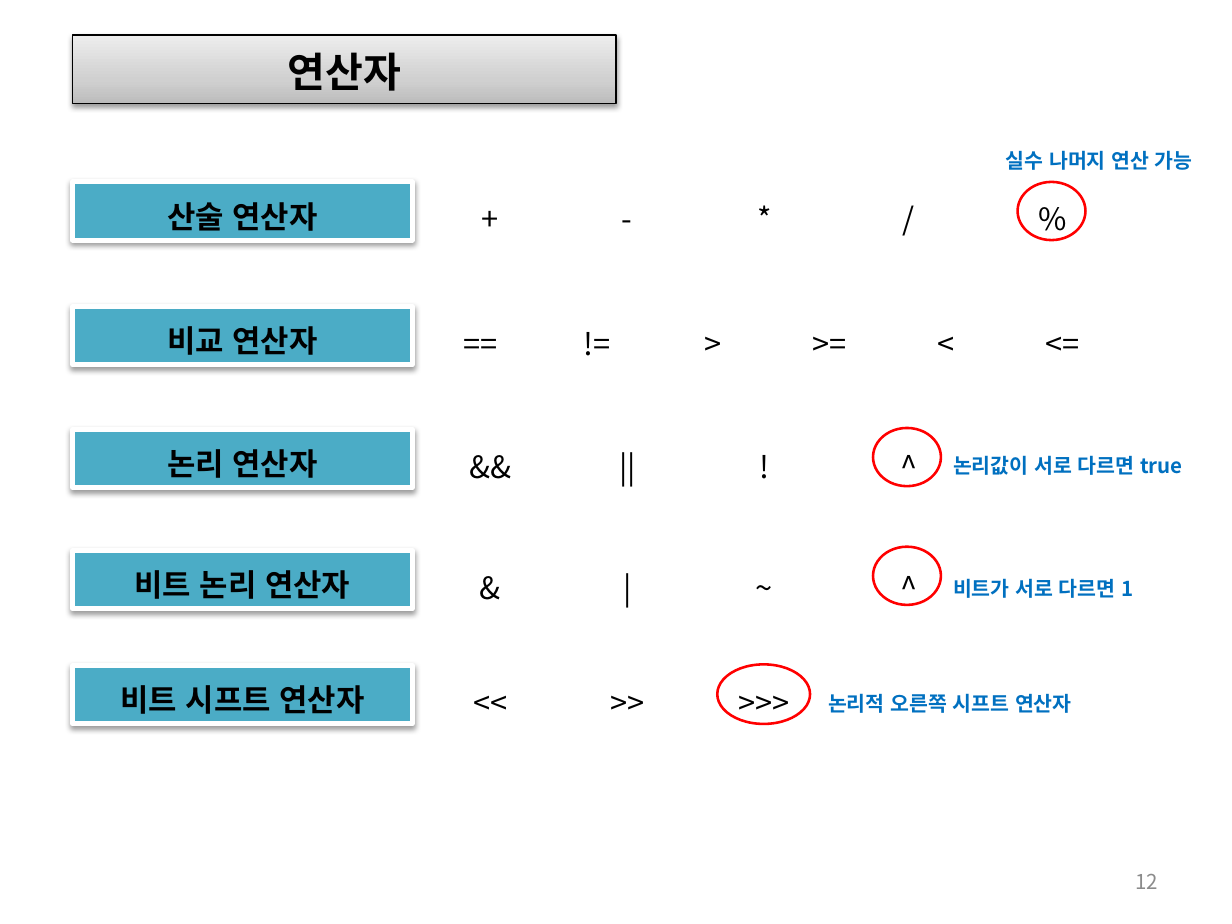
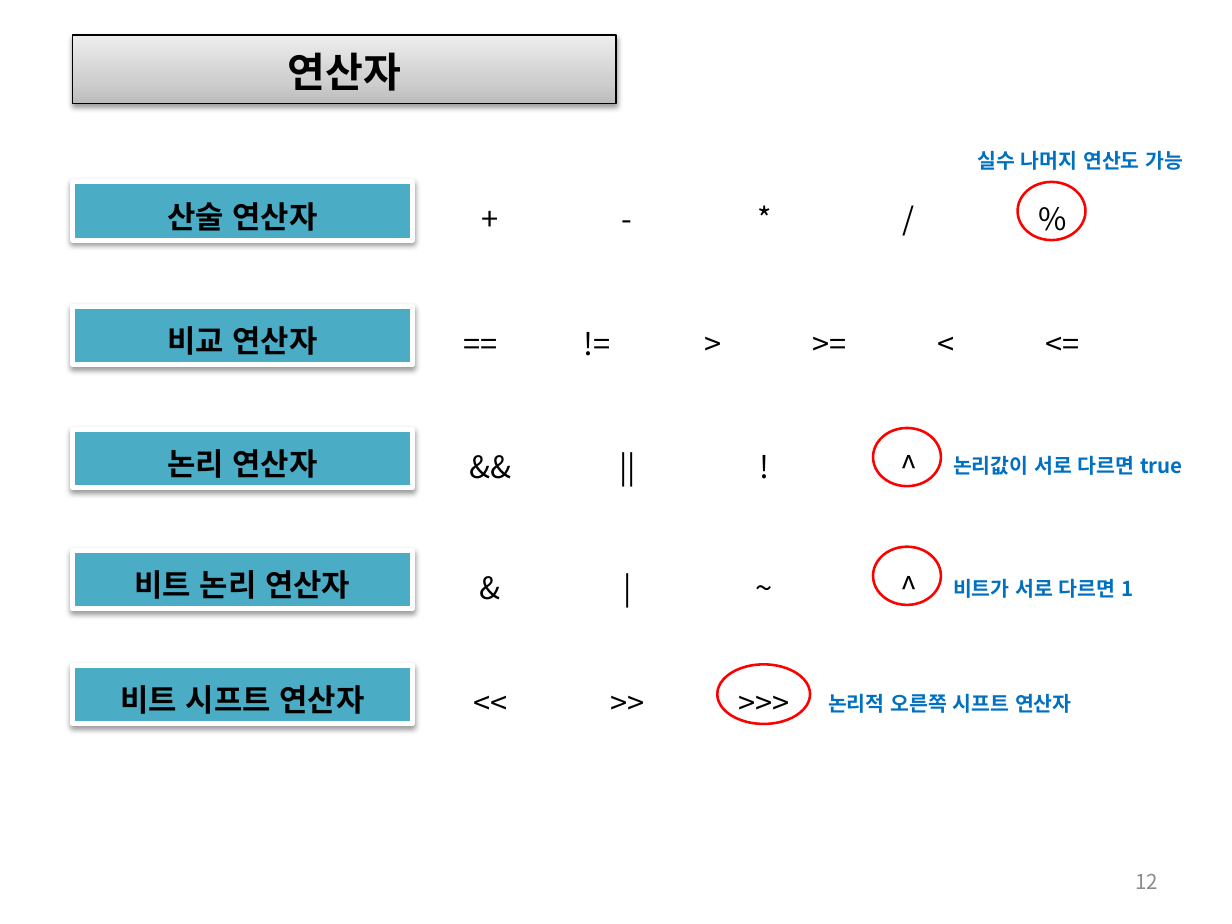
Before and after one commit to histime7/2018JavaClassroom, a slide deck: slide 12 of 수업자료/06_자바 기본 문법.pptx. Drawn at 1232x924 pixels with LibreOffice and Linux fonts; fonts in the diff are those of the drawing. Boxes give left, top, right and bottom in pixels: in the first picture for what was removed or moved away, otherwise in the second. Text is boxed around its words. In the diff, an @@ line names an element or a change of style, - is before the commit and + after.

```diff
--- a/수업자료/06_자바 기본 문법.pptx
+++ b/수업자료/06_자바 기본 문법.pptx
@@ text at bbox=[977, 150, 1184, 170]: text changed @@
-실수 나머지 연산 가능
+실수 나머지 연산도 가능
```
Also in this commit, not shown: 3 other slides changed.
